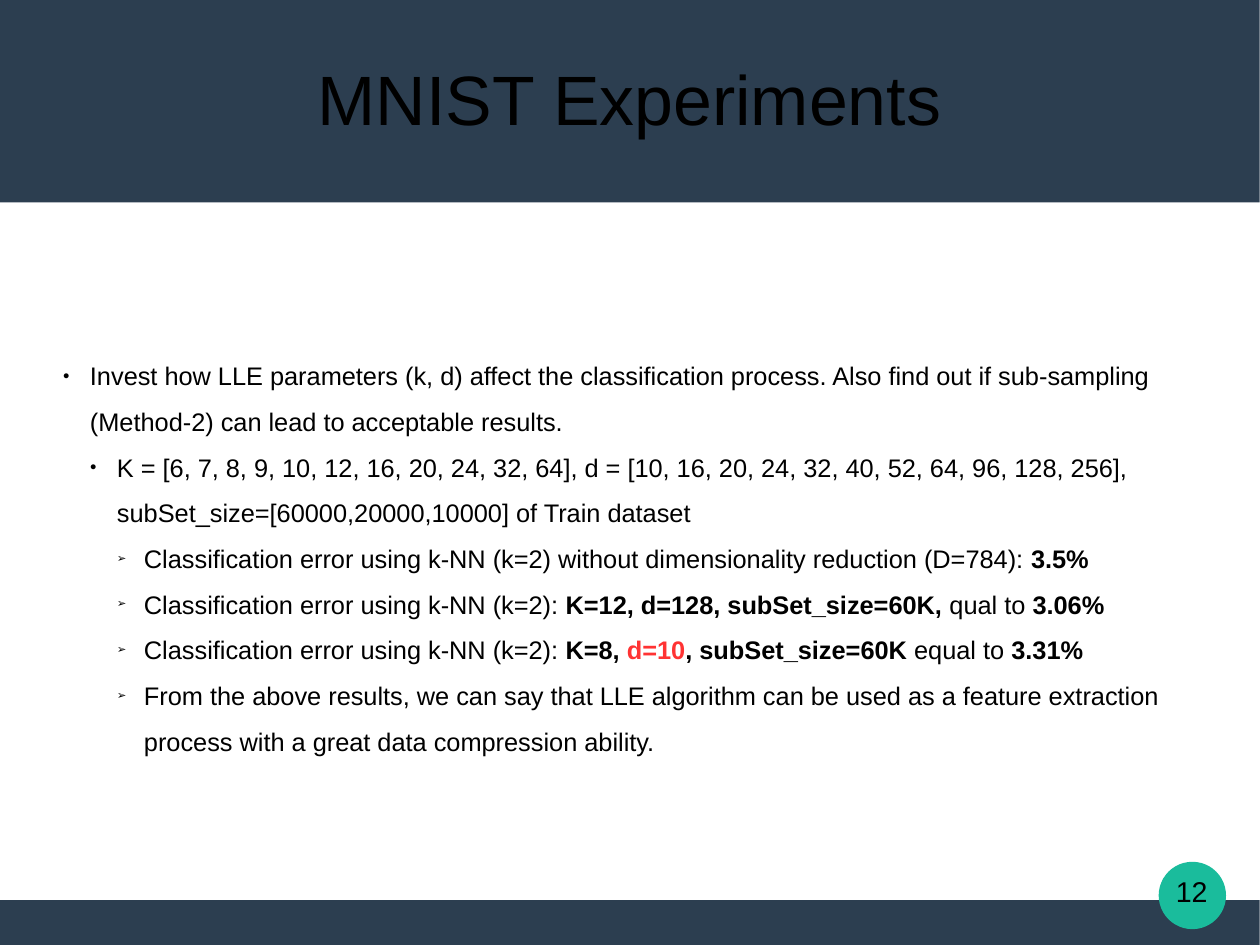
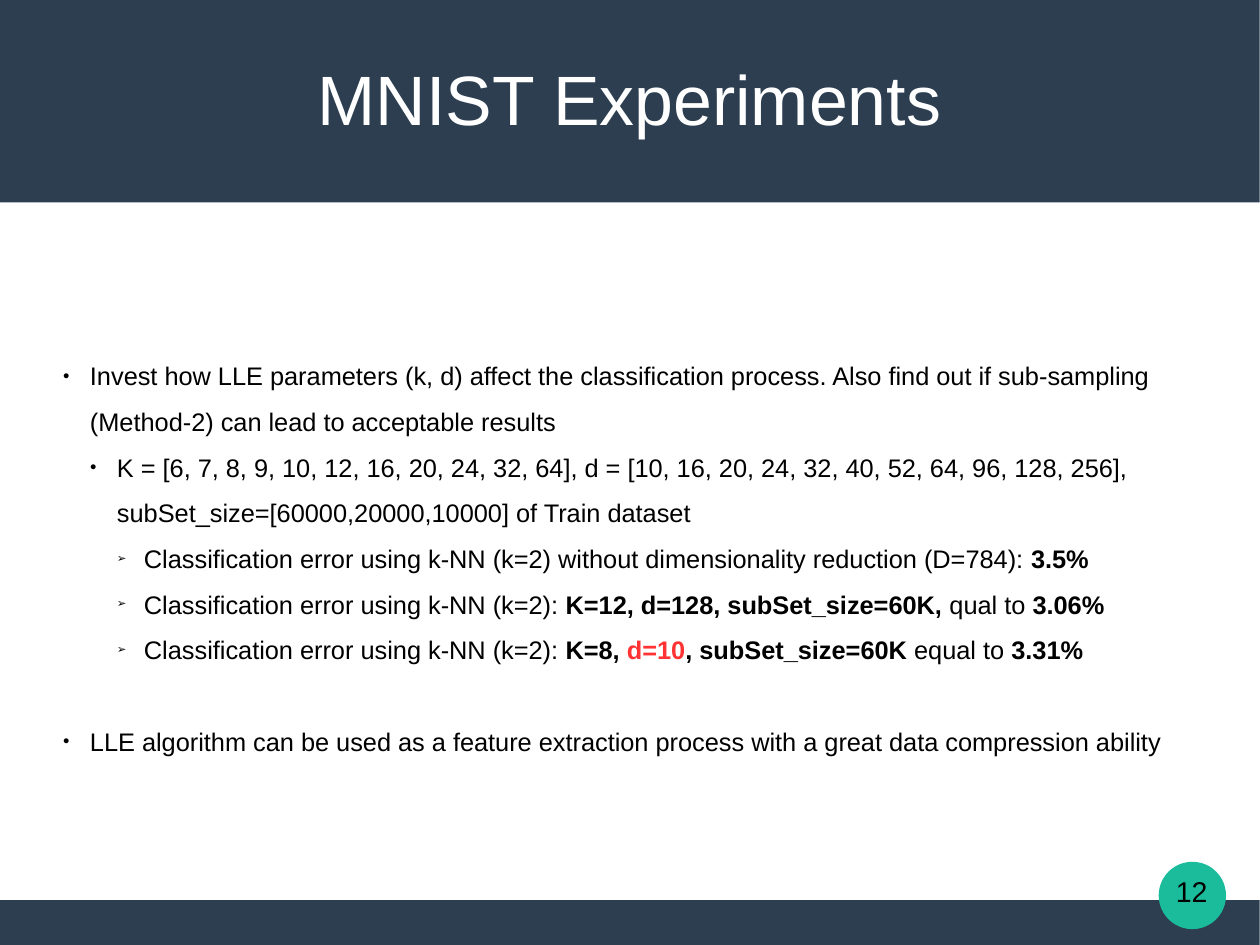
Before and after one commit to Katsileros/Dimensionality_Reduction, a slide deck: slide 12 of Diploma-Thesis-LaTeX/presentation/Locally_Linear_Embeddings_in_Pattern_Recognition.odp. Drawn at 1260x945 pixels with LibreOffice and Linux fonts; fonts in the diff are those of the drawing. Boxes give left, top, right and bottom in pixels: in the first picture for what was removed or moved away, otherwise in the second. Text is boxed around its words. In the diff, an @@ line names an element or a change of style, - is before the commit and + after.

```diff
--- a/Diploma-Thesis-LaTeX/presentation/Locally_Linear_Embeddings_in_Pattern_Recognition.odp
+++ b/Diploma-Thesis-LaTeX/presentation/Locally_Linear_Embeddings_in_Pattern_Recognition.odp
@@ title "MNIST Experiments" at [318,74,941,138]: text colour #000000 to #FFFFFF @@
@@ subtitle at [90,366,1149,436]: text changed @@
-● Invest how LLE parameters (k, d) affect the classification process. Also find out if sub-sampling (Method-2) can lead to acceptable results.
+● Invest how LLE parameters (k, d) affect the classification process. Also find out if sub-sampling (Method-2) can lead to acceptable results
@@ subtitle at [90,732,1161,756]: text changed @@
-    ➢ From the above results, we can say that LLE algorithm can be used as a feature extraction process with a great data compression ability.
+● LLE algorithm can be used as a feature extraction process with a great data compression ability
```
Also in this commit, not shown: 19 other slides changed, 1 other file.
